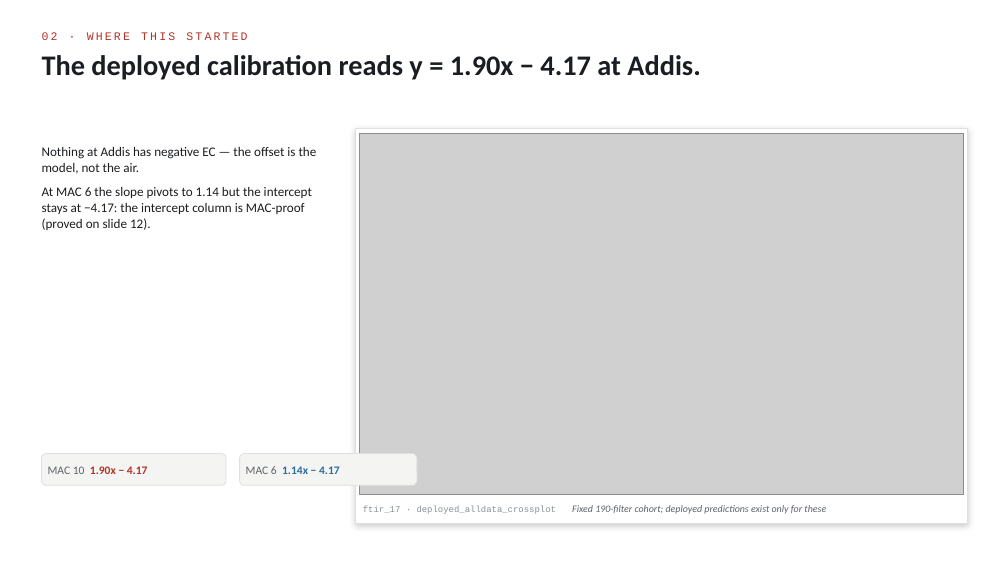
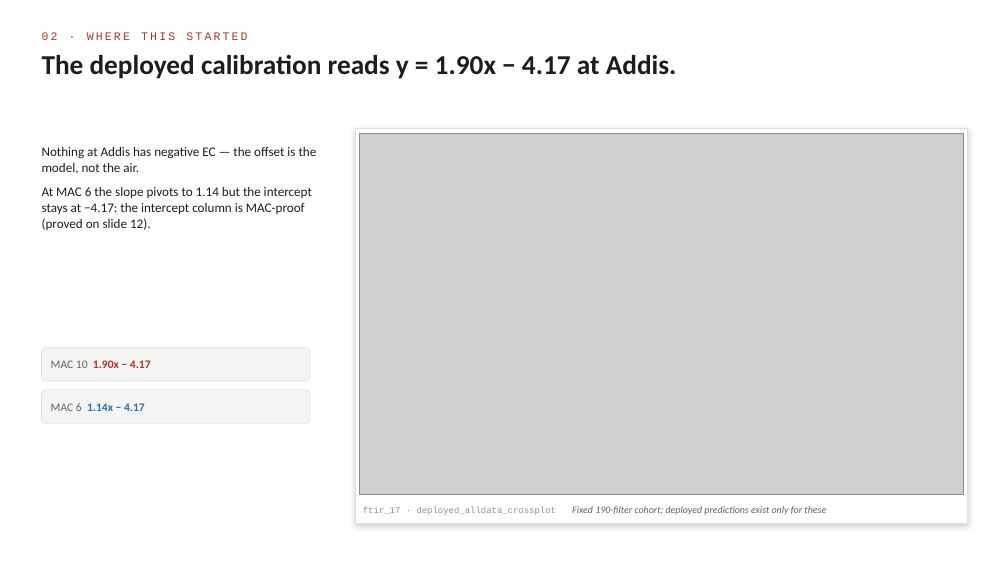
Before and after one commit to ahzs645/aethmodular, a slide deck: slide 4 of research/ftir_ec_phase3/deliverables/ann_briefing_2026-08-12.pptx. Drawn at 1008x567 pixels with LibreOffice and Linux fonts; fonts in the diff are those of the drawing; grey boxes stand for pictures. Boxes give left, top, right and bottom in pixels: in the first picture for what was removed or moved away, otherwise in the second. Text is boxed around its words. In the diff, an @@ line names an element or a change of style, - is before the commit and + after.

```diff
--- a/research/ftir_ec_phase3/deliverables/ann_briefing_2026-08-12.pptx
+++ b/research/ftir_ec_phase3/deliverables/ann_briefing_2026-08-12.pptx
@@ text "The deployed calibration reads y ..." at [42,55,677,79]: size 27 to 26 pt @@
@@ rounded rectangle: place and size @@
-rounded rectangle at [42,454,226,485]
+rounded rectangle at [42,348,310,381]
@@ rounded rectangle at [42,348,310,381]: proportions changed @@
@@ text "MAC 10 1.90x − 4.17": place and size @@
-text "MAC 10 1.90x − 4.17" at [48,466,148,474]
+text "MAC 10 1.90x − 4.17" at [51,360,151,368]
@@ rounded rectangle at [42,390,310,423]: proportions changed @@
@@ rounded rectangle: place and size @@
-rounded rectangle at [240,454,417,485]
+rounded rectangle at [42,390,310,423]
@@ text "MAC 6 1.14x − 4.17": place and size @@
-text "MAC 6 1.14x − 4.17" at [246,466,340,474]
+text "MAC 6 1.14x − 4.17" at [51,403,145,411]
```
Also in this commit, not shown: 17 other slides changed, 1 other file.
